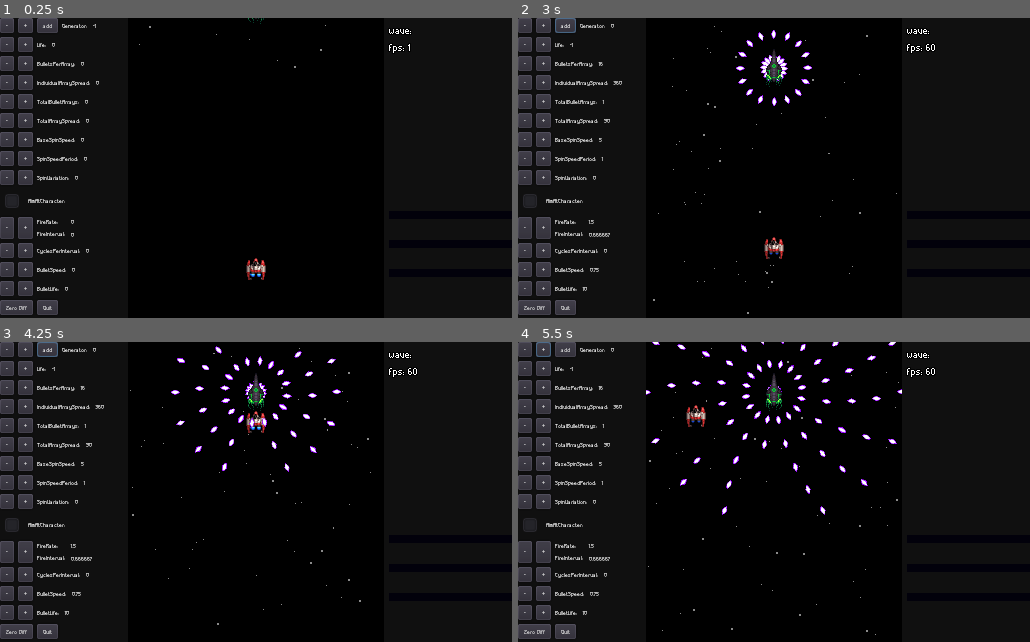
Above: before the commit, frames 1-4 (two rows, left to right).
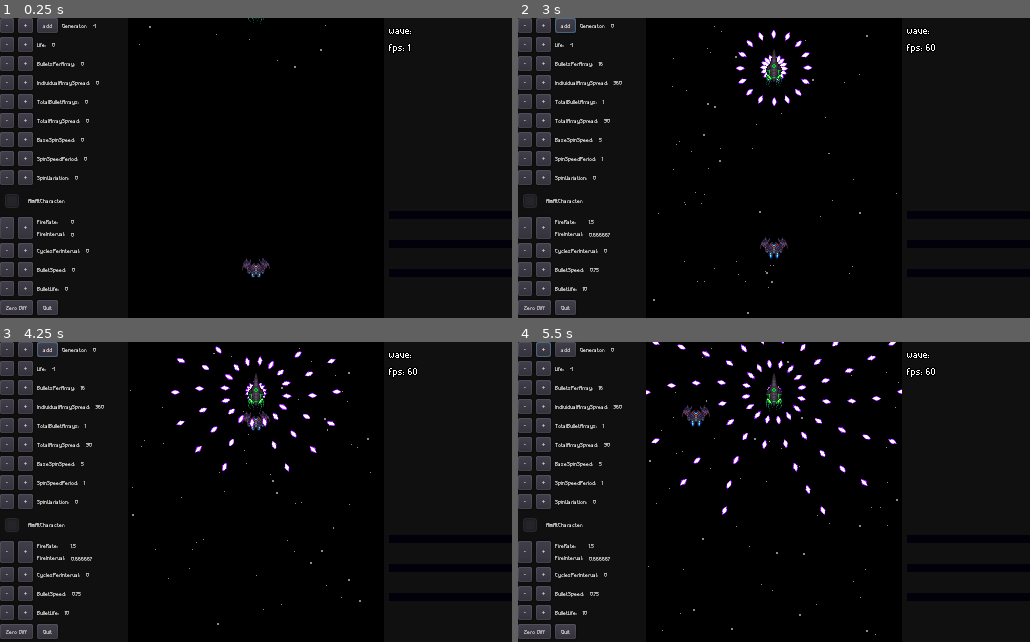
Above: after the commit, the same moments.

Repository: rockrick1/galaxy-stride
Game: Godot game, scene res://stages/generator_demo.tscn
The game is run twice, just before and just after one commit, with the same random seed, the same clock (stepped at 60 frames per second) and the same inputs. This scene is started directly instead of the project's main scene.
Inputs (mouse positions are in pixels of both pictures, inside the frame that each line leads up to):
- Up to frame 1 (0.25 s): no input
- Up to frame 2 (3 s): click "-" at 0.5 s; click "+" at 1.25 s; click "add" at 2 s; move the mouse to (748, 228) at 2.77 s; hold Up (ui_up) from 2.78 s (still down)
- Up to frame 3 (4.25 s): keep holding Up (ui_up); move the mouse to (409, 537) at 3.52 s
- Up to frame 4 (5.5 s): move the mouse to (620, 447) at 4.27 s; release Up (ui_up) at 4.28 s; hold Left (ui_left) from 4.28 s (still down); move the mouse to (799, 492) at 5.02 s

The runs differ from the first frame. In frame 1, 0.2% of the frame differs, in the area x 47-53%, y 80-88%; in frame 2, 0.3%, in the area x 47-53%, y 73-81%; in frame 3, 0.2%; in frame 4, 0.3%.
Error in both runs: Invalid type in function 'set_animation' in base 'AnimatedSprite'. Cannot convert argument 1 from Nil to String. (res://characters/character.gd:211)

Commit message:
add biomech turn

Diff:
--- a/characters/character.tscn
+++ b/characters/character.tscn
@@ -13,6 +13,7 @@
 [ext_resource path="res://shaders/damage_blink.tres" type="Material" id=11]
 [ext_resource path="res://assets/sfx/Rain.wav" type="AudioStream" id=12]
 [ext_resource path="res://assets/sfx/Pickup__007.wav" type="AudioStream" id=13]
+[ext_resource path="res://assets/sprites/ships_biomech.png" type="Texture" id=14]
 
 [sub_resource type="AtlasTexture" id=1]
 flags = 4
@@ -102,6 +103,22 @@
 "speed": 30.0
 } ]
 
+[sub_resource type="AtlasTexture" id=38]
+atlas = ExtResource( 14 )
+region = Rect2( 0, 320, 48, 32 )
+
+[sub_resource type="AtlasTexture" id=39]
+atlas = ExtResource( 14 )
+region = Rect2( 48, 320, 48, 32 )
+
+[sub_resource type="AtlasTexture" id=40]
+atlas = ExtResource( 14 )
+region = Rect2( 96, 320, 48, 32 )
+
+[sub_resource type="AtlasTexture" id=41]
+atlas = ExtResource( 14 )
+region = Rect2( 144, 320, 48, 32 )
+
 [sub_resource type="AtlasTexture" id=18]
 atlas = ExtResource( 1 )
 region = Rect2( 0, 0, 32, 32 )
@@ -144,6 +161,11 @@
 
 [sub_resource type="SpriteFrames" id=26]
 animations = [ {
+"frames": [ SubResource( 38 ), SubResource( 39 ), SubResource( 40 ), SubResource( 41 ) ],
+"loop": true,
+"name": "biomech1turn",
+"speed": 20.0
+}, {
 "frames": [ SubResource( 18 ), SubResource( 19 ), SubResource( 20 ), SubResource( 21 ) ],
 "loop": true,
 "name": "cruiser1",
@@ -427,7 +449,8 @@
 material = ExtResource( 11 )
 scale = Vector2( 0.690292, 0.690292 )
 frames = SubResource( 26 )
-animation = "cruiser2turn"
+animation = "biomech1turn"
+frame = 3
 playing = true
 
 [node name="Blink" type="AnimationPlayer" parent="Sprite"]
Not shown: 1 places in characters/character.tscn that only renumber resources
